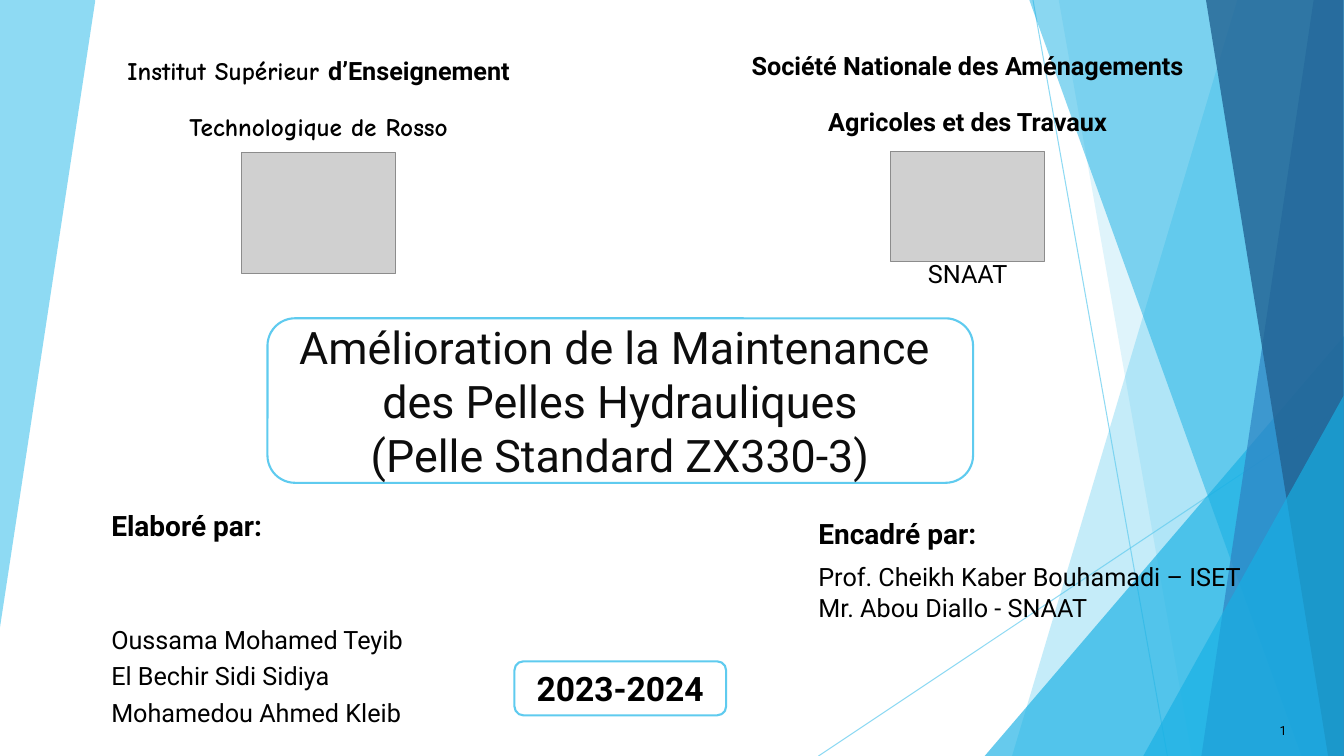
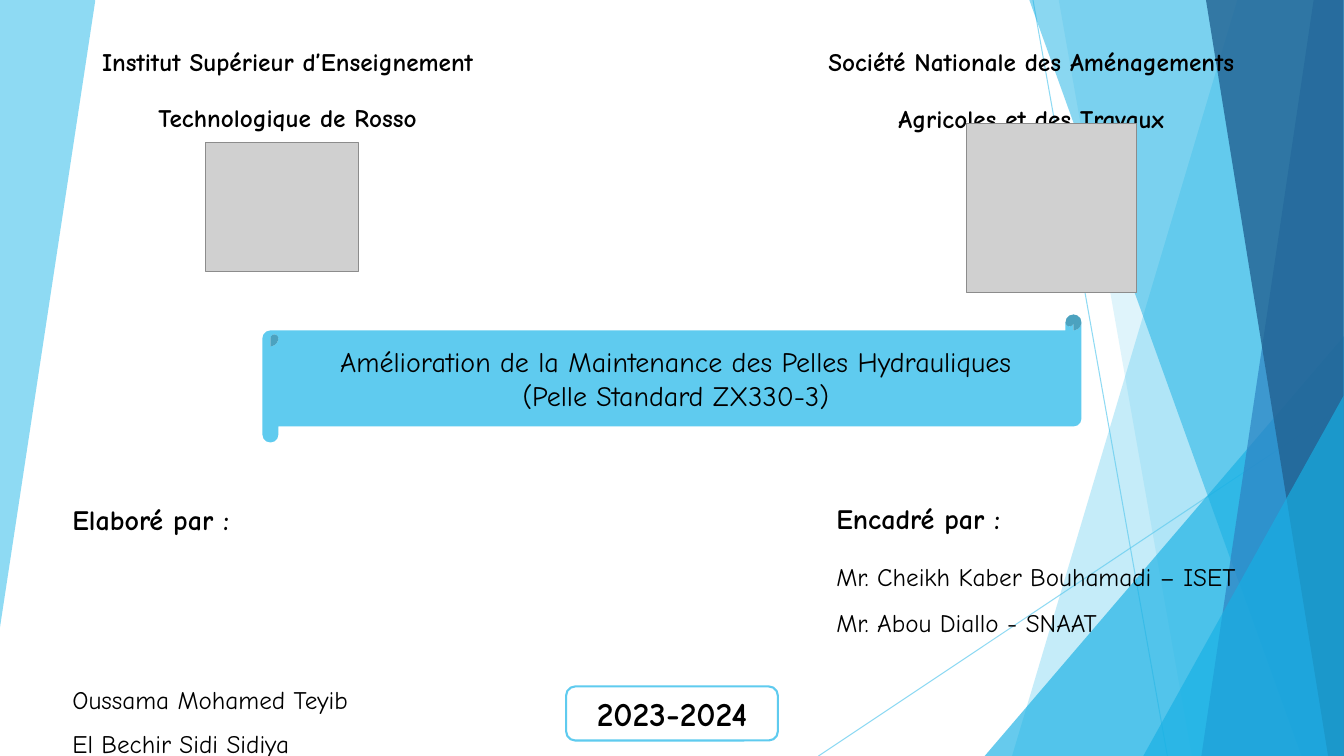
Before and after one commit to OussamaTeyib/PFE, a slide deck: slide 1 of Présentation.pptx. Drawn at 1344x756 pixels with LibreOffice and Linux fonts; fonts in the diff are those of the drawing; grey boxes stand for pictures. Boxes give left, top, right and bottom in pixels: in the first picture for what was removed or moved away, otherwise in the second. Text is boxed around its words. In the diff, an @@ line names an element or a change of style, - is before the commit and + after.

```diff
--- a/Présentation.pptx
+++ b/Présentation.pptx
@@ text "Institut Supérieur d’Enseignement": place and size @@
-text "Institut Supérieur d’Enseignement" at [127,61,510,141]
+text "Institut Supérieur d’Enseignement" at [102,52,473,132]
@@ text "Société Nationale des Aménagements": place and size @@
-text "Société Nationale des Aménagements" at [752,52,1183,137]
+text "Société Nationale des Aménagements" at [828,49,1234,136]
@@ text "Société Nationale des Aménagements" at [828,49,1234,136]: font Roboto to Comic Neue @@
@@ text at [102,52,473,76]: font Roboto to Comic Neue in "d’Enseignement" @@
@@ picture: place and size @@
-picture at [242,153,395,274]
+picture at [206,143,359,271]
@@ picture: place and size @@
-picture at [891,151,1045,261]
+picture at [967,123,1136,292]
@@ text removed at [928,260,1007,284] @@
-SNAAT
@@ horizontal scroll "Amélioration de la Maintenance des ...": place and size @@
-horizontal scroll "Amélioration de la Maintenance des ..." at [267,319,973,483]
+horizontal scroll "Amélioration de la Maintenance des ..." at [262,315,1082,443]
@@ horizontal scroll "Amélioration de la Maintenance des ..." at [262,315,1082,443]: size 32 to 20 pt, font Roboto to Comic Neue, text colour #0D0D0D to #000000; rounded rectangle to horizontal scroll; fill none to #5FCBEF; outline #5FCBEF 1.5 pt to none @@
@@ subtitle "Elaboré par :": place and size @@
-subtitle "Elaboré par :" at [111,515,402,723]
+subtitle "Elaboré par :" at [72,509,348,756]
@@ subtitle at [72,509,213,535]: text changed; font Roboto to Comic Neue @@
-Elaboré par:
+Elaboré par :
@@ text "Encadré par :": place and size @@
-text "Encadré par :" at [818,523,1240,623]
+text "Encadré par :" at [836,508,1235,640]
@@ text at [836,508,1235,595]: text changed; font Roboto to Comic Neue @@
-Encadré par:
-Prof. Cheikh Kaber Bouhamadi – ISET
+Encadré par :
+Mr. Cheikh Kaber Bouhamadi – ISET
@@ text at [836,610,1097,640]: font Roboto to Comic Neue in "Mr. Abou Diallo - SNAAT"; line spacing 1 to 1.5 @@
@@ rounded rectangle "2023-2024" at [567,687,778,741]: font Roboto to Comic Neue @@
@@ rounded rectangle "2023-2024": place and size @@
-rounded rectangle "2023-2024" at [514,661,726,716]
+rounded rectangle "2023-2024" at [567,687,778,741]
@@ subtitle at [72,691,348,756]: font Roboto to Comic Neue in "Oussama Mohamed Teyib", "El Bechir Sidi Sidiya", "Mohamedou Ahmed Kleib"; line spacing 0.75 to 1 @@
@@ page number removed at [1280,726,1287,735] @@
-1
```
Also in this commit, not shown: 22 other slides changed, 1 slide added, 1 slide removed, 24 other files.
